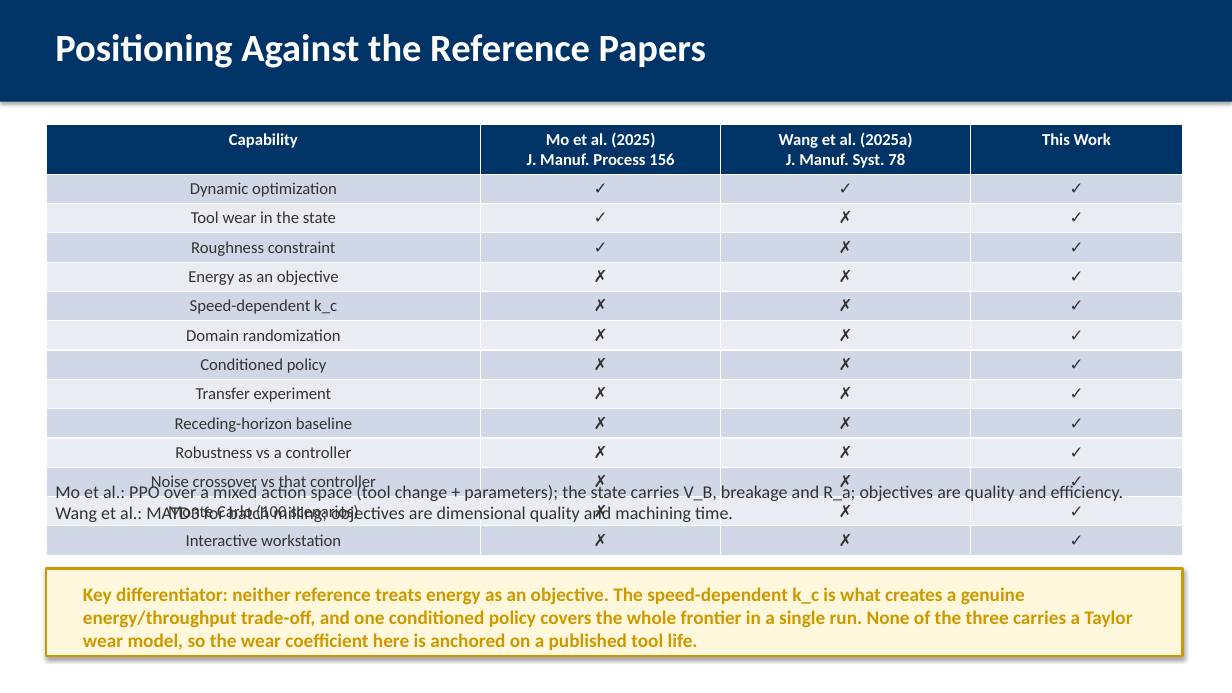
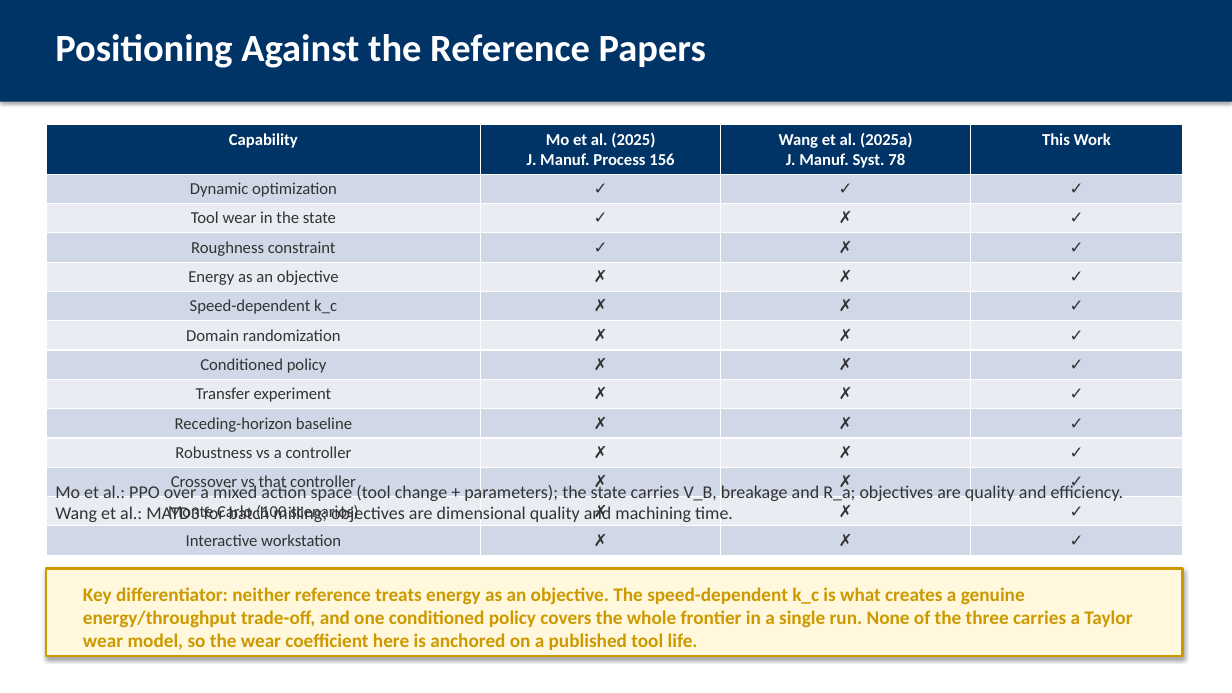
Before and after one commit to AbhinandIITM/AI-in-Mfg, a slide deck: slide 4 of report/presentation.pptx. Drawn at 1232x693 pixels with LibreOffice and Linux fonts; fonts in the diff are those of the drawing. Boxes give left, top, right and bottom in pixels: in the first picture for what was removed or moved away, otherwise in the second. Text is boxed around its words. In the diff, an @@ line names an element or a change of style, - is before the commit and + after.

```diff
--- a/report/presentation.pptx
+++ b/report/presentation.pptx
@@ table at bbox=[46, 125, 1183, 550] @@
-row 12, column 1: Noise crossover vs that controller
+row 12, column 1: Crossover vs that controller
```
Also in this commit, not shown: 6 other slides changed, 2 slides added, 9 other files.
